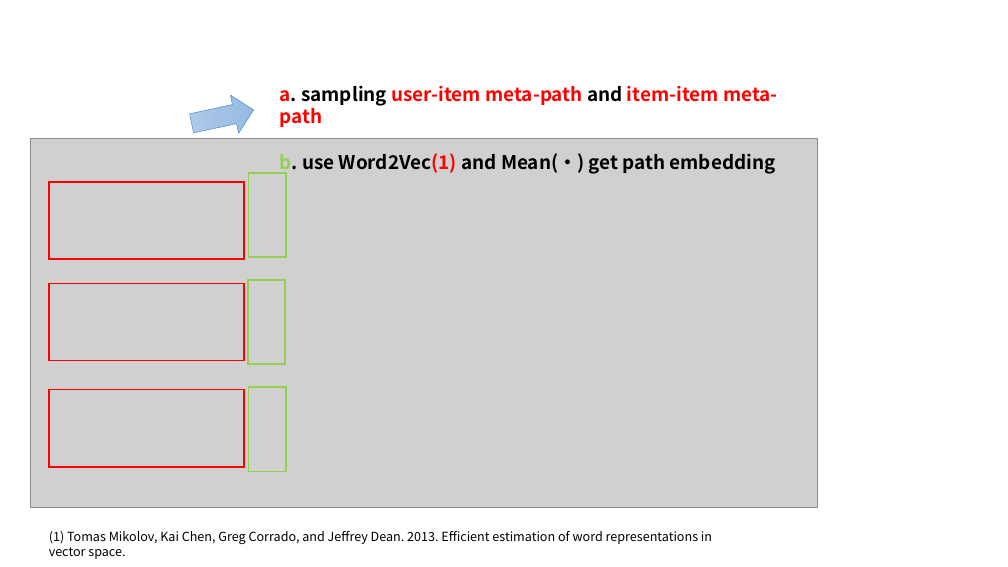
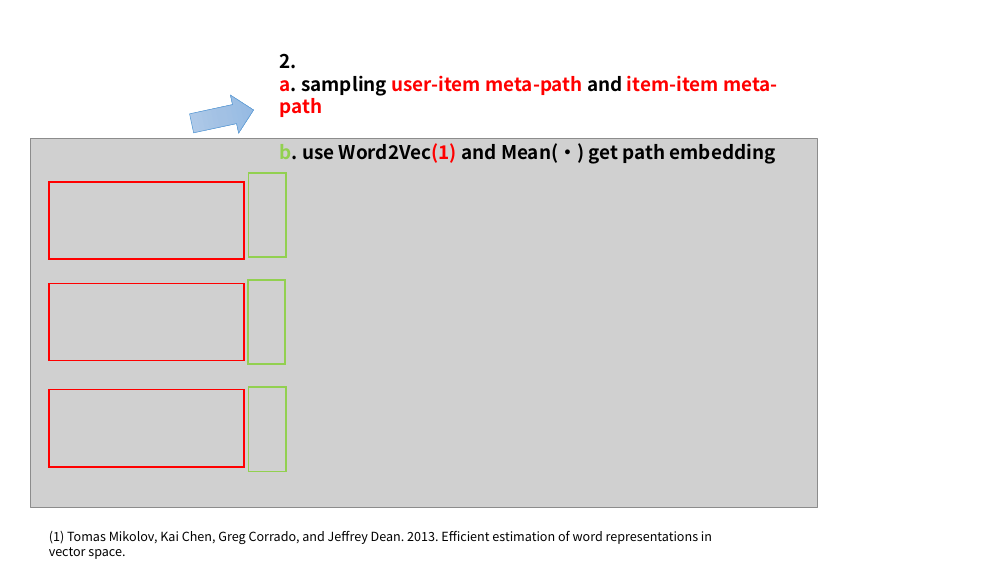
Before and after one commit to Viroog/explainable_resys-STU, a slide deck: slide 16 of explainable _recsys.pptx. Drawn at 1008x567 pixels with LibreOffice and Linux fonts; fonts in the diff are those of the drawing; grey boxes stand for pictures. Boxes give left, top, right and bottom in pixels: in the first picture for what was removed or moved away, otherwise in the second. Text is boxed around its words. In the diff, an @@ line names an element or a change of style, - is before the commit and + after.

```diff
--- a/explainable _recsys.pptx
+++ b/explainable _recsys.pptx
@@ text "2." moved from (x1=280, y1=85, x2=778, y2=174) to (x1=280, y1=53, x2=778, y2=164) @@
@@ text at (x1=280, y1=53, x2=297, y2=69): paragraph added @@
+2.
```
Also in this commit, not shown: 5 other slides changed, 4 slides added, 2 slides removed, 7 other files.
